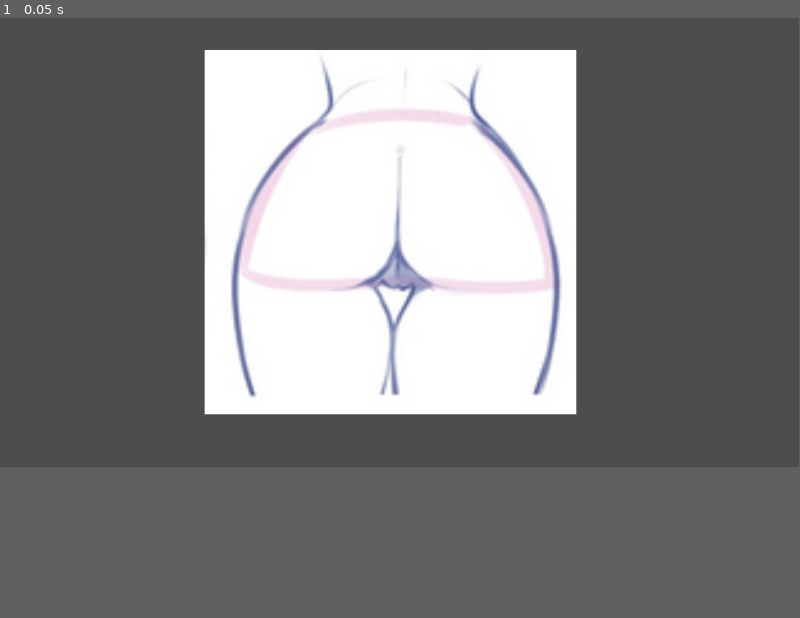
Above: before the commit, frame 1.
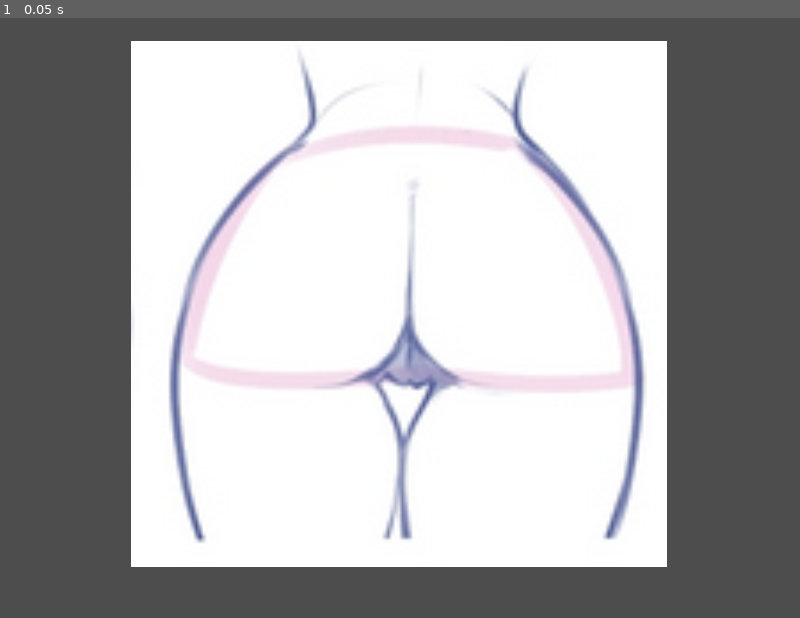
Above: after the commit, the same moment.

Repository: MauroCastro1705/Spankster
Game: Godot game, scene res://scenes/culos/culo1.tscn
The game is run twice, just before and just after one commit, with the same random seed, the same clock (stepped at 60 frames per second) and the same inputs. The project has no main scene, so this scene is started directly.
Inputs:
- Up to frame 1 (0.05 s): no input
In our replay, the window is 799x449 before the commit and 800x600 after it. These sizes can differ from the game's own. Grey fills any space a smaller window leaves; there, only what the larger window draws over its background counts as a difference.

The runs differ from the first frame. In frame 1, 37% of the frame differs, in the area x 16-84%, y 3-92%.

Commit message:
resources

Diff:
--- /dev/null
+++ b/Components/barras/dolor/Dolor_bar.tscn
@@ -0,0 +1,27 @@
+[gd_scene load_steps=4 format=3 uid="uid://d1lxcbhqiw7oo"]
+
+[ext_resource type="Script" uid="uid://f2m8ukadh2lo" path="res://Components/barras/dolor/dolor_bar.gd" id="1_v7n1s"]
+
+[sub_resource type="StyleBoxFlat" id="StyleBoxFlat_v7n1s"]
+bg_color = Color(0.26666668, 0.26666668, 0.26666668, 1)
+
+[sub_resource type="StyleBoxFlat" id="StyleBoxFlat_hiy7e"]
+bg_color = Color(1, 0.23529412, 0.23921569, 1)
+
+[node name="DolorBar" type="Control"]
+layout_mode = 3
+anchors_preset = 0
+offset_right = 241.0
+offset_bottom = 27.0
+script = ExtResource("1_v7n1s")
+
+[node name="DolorPrograssBar" type="ProgressBar" parent="."]
+layout_mode = 1
+anchors_preset = 15
+anchor_right = 1.0
+anchor_bottom = 1.0
+grow_horizontal = 2
+grow_vertical = 2
+theme_override_styles/background = SubResource("StyleBoxFlat_v7n1s")
+theme_override_styles/fill = SubResource("StyleBoxFlat_hiy7e")
+value = 50.0
--- /dev/null
+++ b/Components/barras/dolor/dolor_bar.gd
@@ -0,0 +1,52 @@
+extends Control
+class_name DolorBar
+@onready var dolor_prograss_bar: ProgressBar = $DolorPrograssBar
+#$HealthBar.bind_to(self) # si la barra es hija del enemigo para bindear a la escena
+
+
+
+# Opcional: si quieres suavizado visual
+@export var smooth := true
+@export var smooth_speed := 12.0
+
+# Valores internos
+var _target_value: float = 100.0
+
+func _ready() -> void:
+	_target_value = dolor_prograss_bar.value
+
+func _process(delta: float) -> void:
+	if not smooth:
+		return
+	# Interpolación suave hacia el valor objetivo
+	dolor_prograss_bar.value = move_toward(dolor_prograss_bar.value, _target_value, smooth_speed * delta * dolor_prograss_bar.max_value)
+
+# --- API pública ---
+
+# Conecta esta barra a cualquier nodo que emita la señal:
+# signal dolor_changed(current: float, max_dolor: float)
+func bind_to(emitter: Object, signal_name: StringName = &"dolor_changed") -> void:
+	if emitter == null:
+		return
+
+	# Evita conexiones duplicadas
+	if emitter.is_connected(signal_name, Callable(self, "_on_value_changed")):
+		return
+
+	emitter.connect(signal_name, Callable(self, "_on_value_changed"))
+
+# Puedes llamar esto manualmente si no usas señales
+func set_values(current: float, max_v: float) -> void:
+	dolor_prograss_bar.max_value = max(1.0, max_v)
+	_set_target(clamp(current, 0.0, dolor_prograss_bar.max_value))
+
+# --- Señal esperada ---
+# Firma: dolor_changed(current, max_dolor)
+func _on_value_changed(current: float, max_dolor: float) -> void:
+	set_values(current, max_dolor)
+
+# --- Helpers ---
+func _set_target(v: float) -> void:
+	_target_value = v
+	if not smooth:
+		dolor_prograss_bar.value = _target_value
--- /dev/null
+++ b/Components/game_manager/GameManager.tscn
@@ -0,0 +1,6 @@
+[gd_scene load_steps=2 format=3 uid="uid://6ewnf2c87odx"]
+
+[ext_resource type="Script" uid="uid://0prqpevkmuqw" path="res://Components/game_manager/game_manager.gd" id="1_m0s7c"]
+
+[node name="GameManager" type="Node"]
+script = ExtResource("1_m0s7c")
--- /dev/null
+++ b/Components/game_manager/game_manager.gd
@@ -0,0 +1,5 @@
+extends Node
+const FLOGGER = preload("uid://d4jmi1wtnawp0")
+const MANO = preload("uid://diboyf6rdn73n")
+const PALMETA = preload("uid://bqg0mxbtf6ldd")
+const VARILLA = preload("uid://xgad24r2eaci")
--- a/global_code/global.gd
+++ b/global_code/global.gd
@@ -1,2 +1,11 @@
 extends Node
 var spank_timer:float = 1.0
+
+var placer:int = 0
+var placer_max:int = 100
+
+var dolor:int = 0
+var dolor_max:int = 0
+
+var tolerancia:int = 100 #va disminuyendo
+var tolerancia_max:int = 100
--- a/project.godot
+++ b/project.godot
@@ -18,12 +18,21 @@
 
 Global="*res://global_code/global.gd"
 
+[display]
+
+window/size/viewport_width=800
+window/size/viewport_height=600
+
 [file_customization]
 
 folder_colors={
+"res://Components/barras/dolor/": "red",
+"res://Components/barras/placer/": "orange",
+"res://Components/barras/tolerancia/": "green",
 "res://UI/": "green",
 "res://assets/": "orange",
-"res://global_code/": "pink"
+"res://global_code/": "pink",
+"res://resources/": "yellow"
 }
 
 [input]
--- /dev/null
+++ b/resources/Spank_stats.gd
@@ -0,0 +1,6 @@
+class_name Spank
+extends Resource
+
+@export var placer: int
+@export var dolor: int
+@export var tolerancia: int
--- /dev/null
+++ b/resources/flogger.tres
@@ -0,0 +1,7 @@
+[gd_resource type="Resource" script_class="Spank" load_steps=2 format=3 uid="uid://d4jmi1wtnawp0"]
+
+[ext_resource type="Script" uid="uid://c3tpradub72ka" path="res://resources/Spank_stats.gd" id="1_jmoxm"]
+
+[resource]
+script = ExtResource("1_jmoxm")
+metadata/_custom_type_script = "uid://c3tpradub72ka"
--- /dev/null
+++ b/resources/mano.tres
@@ -0,0 +1,7 @@
+[gd_resource type="Resource" script_class="Spank" load_steps=2 format=3 uid="uid://diboyf6rdn73n"]
+
+[ext_resource type="Script" uid="uid://c3tpradub72ka" path="res://resources/Spank_stats.gd" id="1_p7twq"]
+
+[resource]
+script = ExtResource("1_p7twq")
+metadata/_custom_type_script = "uid://c3tpradub72ka"
--- /dev/null
+++ b/resources/palmeta.tres
@@ -0,0 +1,7 @@
+[gd_resource type="Resource" script_class="Spank" load_steps=2 format=3 uid="uid://bqg0mxbtf6ldd"]
+
+[ext_resource type="Script" uid="uid://c3tpradub72ka" path="res://resources/Spank_stats.gd" id="1_5doxg"]
+
+[resource]
+script = ExtResource("1_5doxg")
+metadata/_custom_type_script = "uid://c3tpradub72ka"
--- /dev/null
+++ b/resources/varilla.tres
@@ -0,0 +1,7 @@
+[gd_resource type="Resource" script_class="Spank" load_steps=2 format=3 uid="uid://xgad24r2eaci"]
+
+[ext_resource type="Script" uid="uid://c3tpradub72ka" path="res://resources/Spank_stats.gd" id="1_i83lp"]
+
+[resource]
+script = ExtResource("1_i83lp")
+metadata/_custom_type_script = "uid://c3tpradub72ka"
--- a/scenes/culos/culo1.tscn
+++ b/scenes/culos/culo1.tscn
@@ -7,7 +7,7 @@
 script = ExtResource("1_me7xb")
 
 [node name="Butt1" type="Sprite2D" parent="."]
-position = Vector2(563, 309)
+position = Vector2(399, 286)
 scale = Vector2(3.5540533, 3.5540538)
 texture = ExtResource("2_hrxlq")
 metadata/_edit_lock_ = true
@@ -18,11 +18,13 @@
 wait_time = 0.1
 
 [node name="zona1" type="Area2D" parent="."]
+position = Vector2(-164, -23)
 
 [node name="CollisionPolygon2D" type="CollisionPolygon2D" parent="zona1"]
 polygon = PackedVector2Array(448, 159, 486, 143, 583, 134, 699, 149, 774, 246, 796, 318, 805, 383, 715, 393, 695, 393, 637, 387, 604, 370, 574, 350, 542, 370, 517, 381, 462, 389, 370, 372, 338, 362, 345, 313, 361, 270, 408, 193)
 
 [node name="zona2" type="Area2D" parent="."]
+position = Vector2(-164, -23)
 
 [node name="CollisionPolygon2D" type="CollisionPolygon2D" parent="zona2"]
 position = Vector2(3, 256)
Not shown, added: Components/barras/dolor/dolor_bar.gd.uid
Not shown, added: Components/game_manager/game_manager.gd.uid
Not shown, added: resources/Spank_stats.gd.uid
